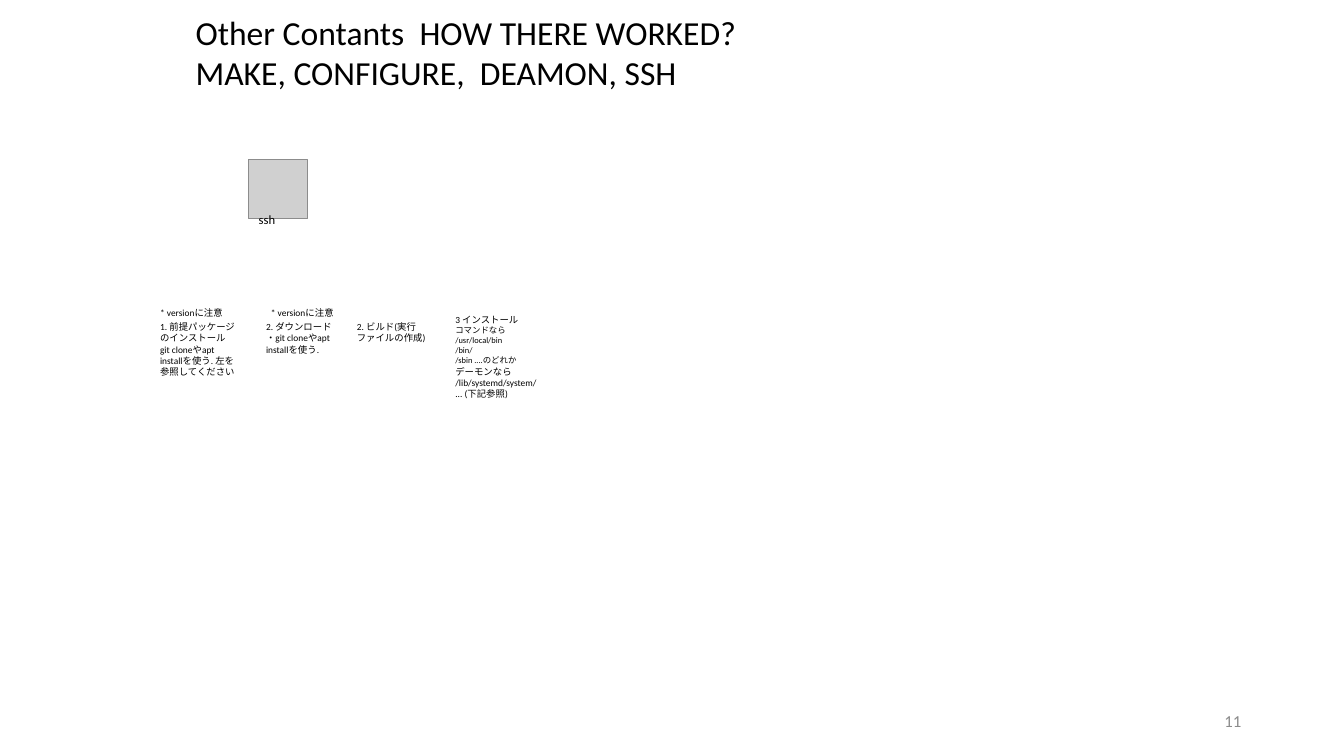
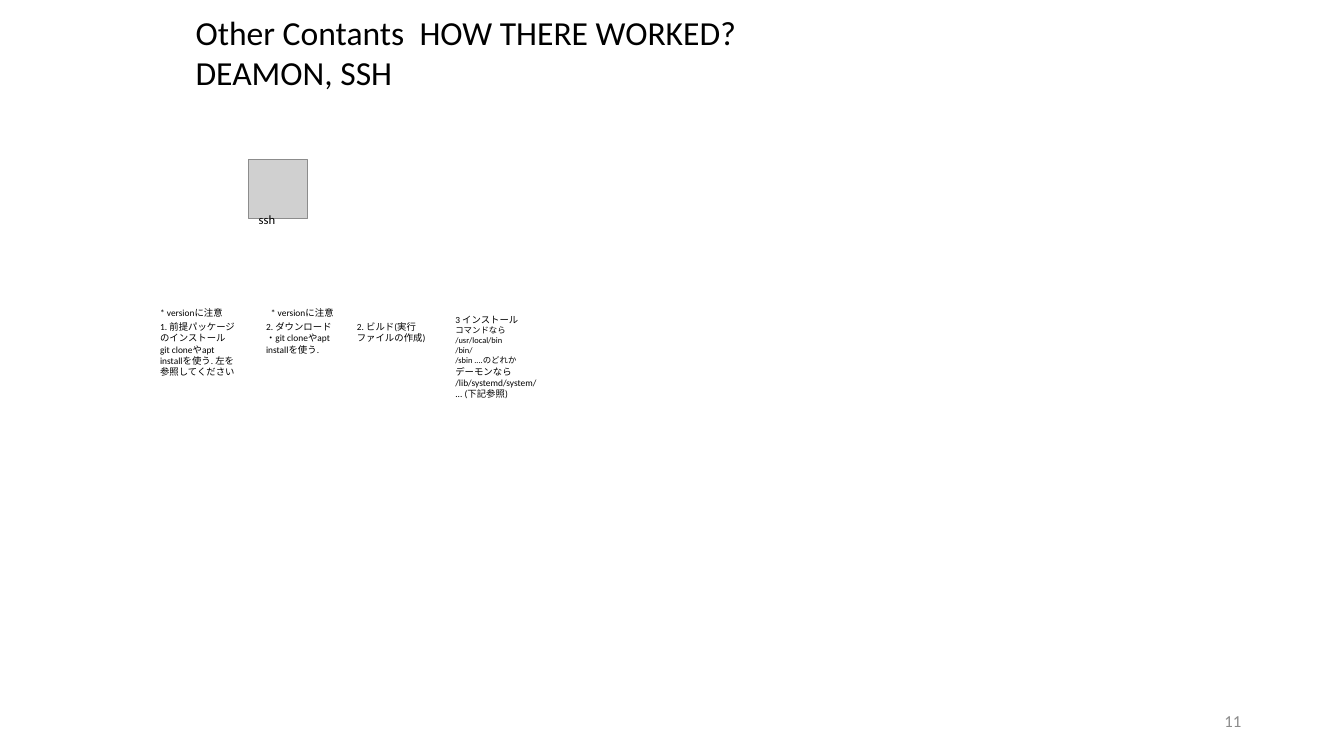
Before and after one commit to daito2223653/document, a slide deck: slide 11 of sub.pptx. Drawn at 1344x756 pixels with LibreOffice and Linux fonts; fonts in the diff are those of the drawing; grey boxes stand for pictures. Boxes give left, top, right and bottom in pixels: in the first picture for what was removed or moved away, otherwise in the second. Text is boxed around its words. In the diff, an @@ line names an element or a change of style, - is before the commit and + after.

```diff
--- a/sub.pptx
+++ b/sub.pptx
@@ text at (196, 63, 392, 89): text changed @@
-MAKE, CONFIGURE, DEAMON, SSH
+DEAMON, SSH
```
Also in this commit, not shown: 8 other slides changed, 2 slides added, 2 slides removed.
